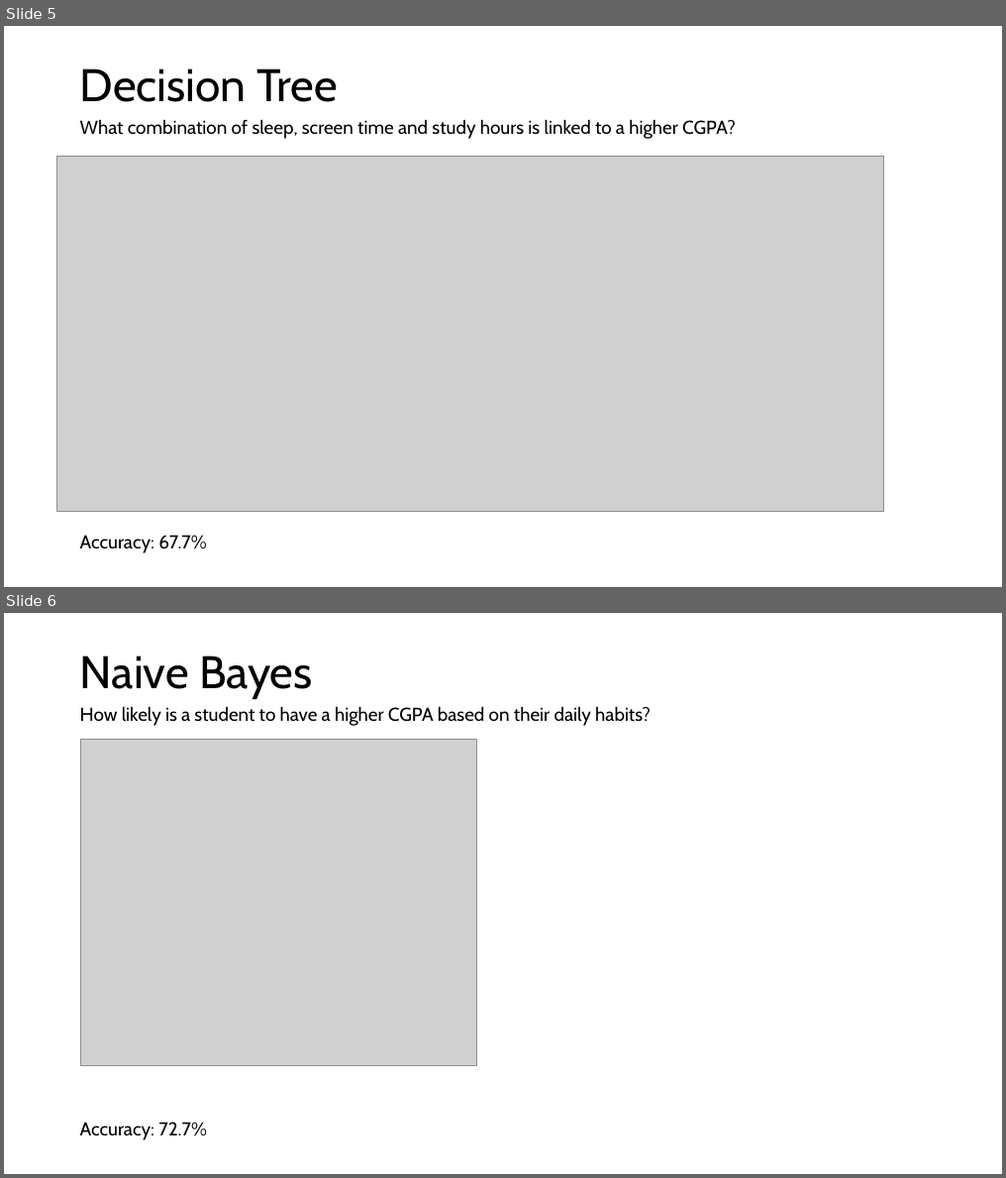
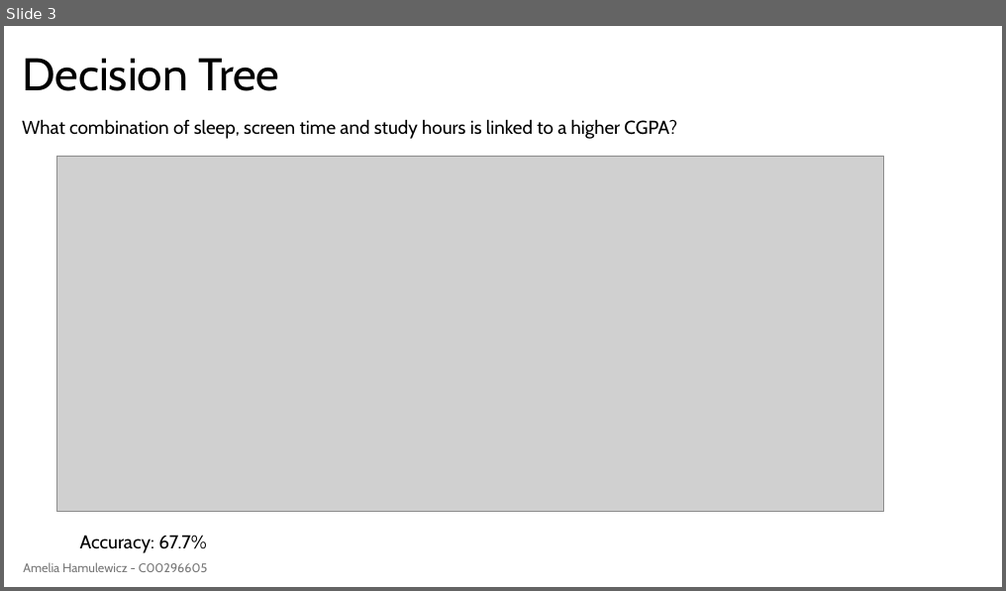
Before and after one commit to amelia720/Data-Science-Portfolio-Amelia-Hamulewicz, a slide deck: docs/Irish Property Prices and Student Habits.pptx. Shown one above the other, each under a label of ours: slides 5 and 6 before the commit, slide 3 after it. The pictures are 1006x1178 and 1006x591 pixels, drawn with LibreOffice and Linux fonts; fonts in the diff are those of the drawing; grey boxes stand for pictures. Boxes give left, top, right and bottom in pixels: in the first picture for what was removed or moved away, otherwise in the second. Text is boxed around its words. In the diff, an @@ line names an element or a change of style, - is before the commit and + after.

```diff
--- a/docs/Irish Property Prices and Student Habits.pptx
+++ b/docs/Irish Property Prices and Student Habits.pptx
@@ slide 6 removed at <box>4,613,1002,1174</box>, background #FFFFFF @@
@@ title removed at <box>80,656,313,699</box> @@
-Naive Bayes
@@ text removed at <box>80,706,650,726</box> @@
-How likely is a student to have a higher CGPA based on their daily habits?
@@ picture removed at <box>80,739,476,1066</box> @@
@@ text removed at <box>80,1122,207,1141</box> @@
-Accuracy: 72.7%
@@ what was slide 5 is now slide 3 @@
@@ slide 3 changed as well @@
@@ title "Decision Tree": place and size @@
-title "Decision Tree" at <box>80,69,338,102</box>
+title "Decision Tree" at <box>22,58,279,91</box>
@@ text "What combination of sleep, screen ...": place and size @@
-text "What combination of sleep, screen ..." at <box>80,119,736,139</box>
+text "What combination of sleep, screen ..." at <box>22,119,677,139</box>
@@ text added at <box>23,563,208,572</box>, 12 pt, text #797979 @@
+Amelia Hamulewicz - C00296605
```
Also in this commit, not shown: 3 other slides changed, 2 other slides removed, 2 other files.
